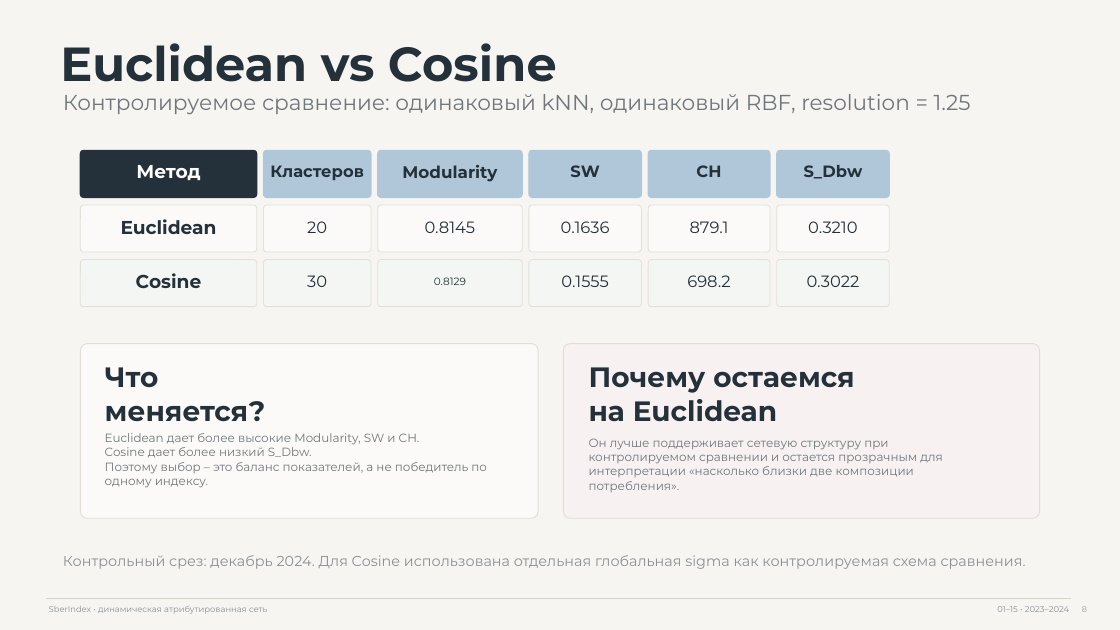
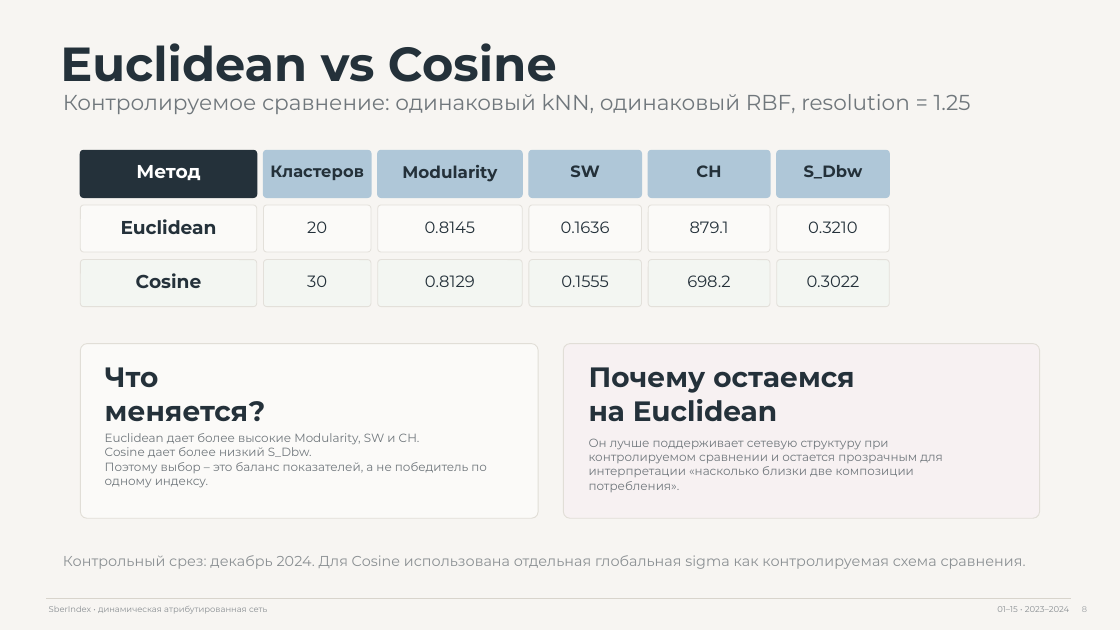
Before and after one commit to abrenmarie/municipality-economic-network-clustering, a slide deck: slide 8 of presentation/экономическая структура муниципалитетов.pptx. Drawn at 1120x630 pixels with LibreOffice and Linux fonts; fonts in the diff are those of the drawing. Boxes give left, top, right and bottom in pixels: in the first picture for what was removed or moved away, otherwise in the second. Text is boxed around its words. In the diff, an @@ line names an element or a change of style, - is before the commit and + after.

Commit message:
docs: update municipality clustering presentation

```diff
--- a/presentation/экономическая структура муниципалитетов.pptx
+++ b/presentation/экономическая структура муниципалитетов.pptx
@@ text "0.8129" at [425,275,475,287]: size 9 to 14 pt @@
```
Also in this commit, not shown: 1 other file.
